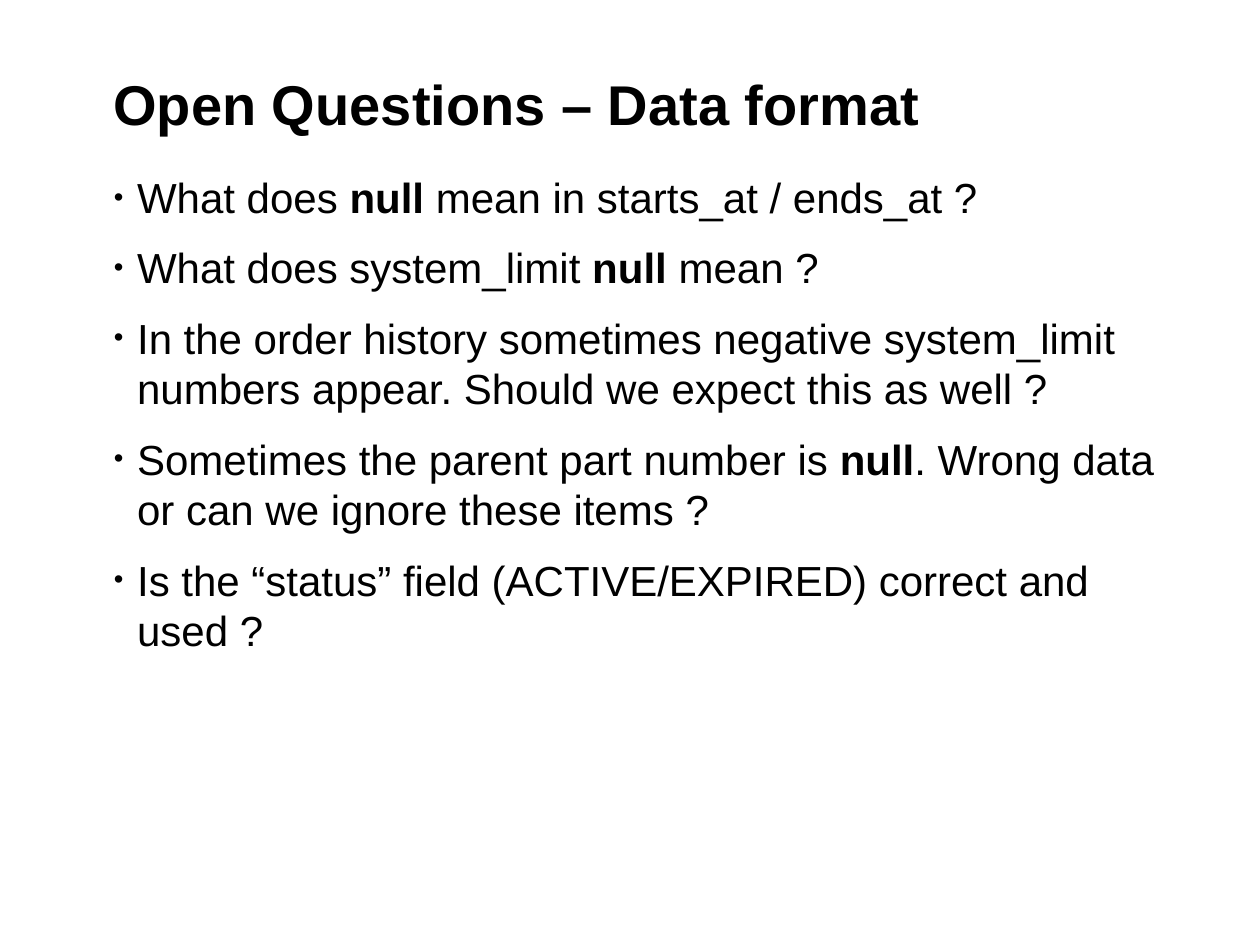
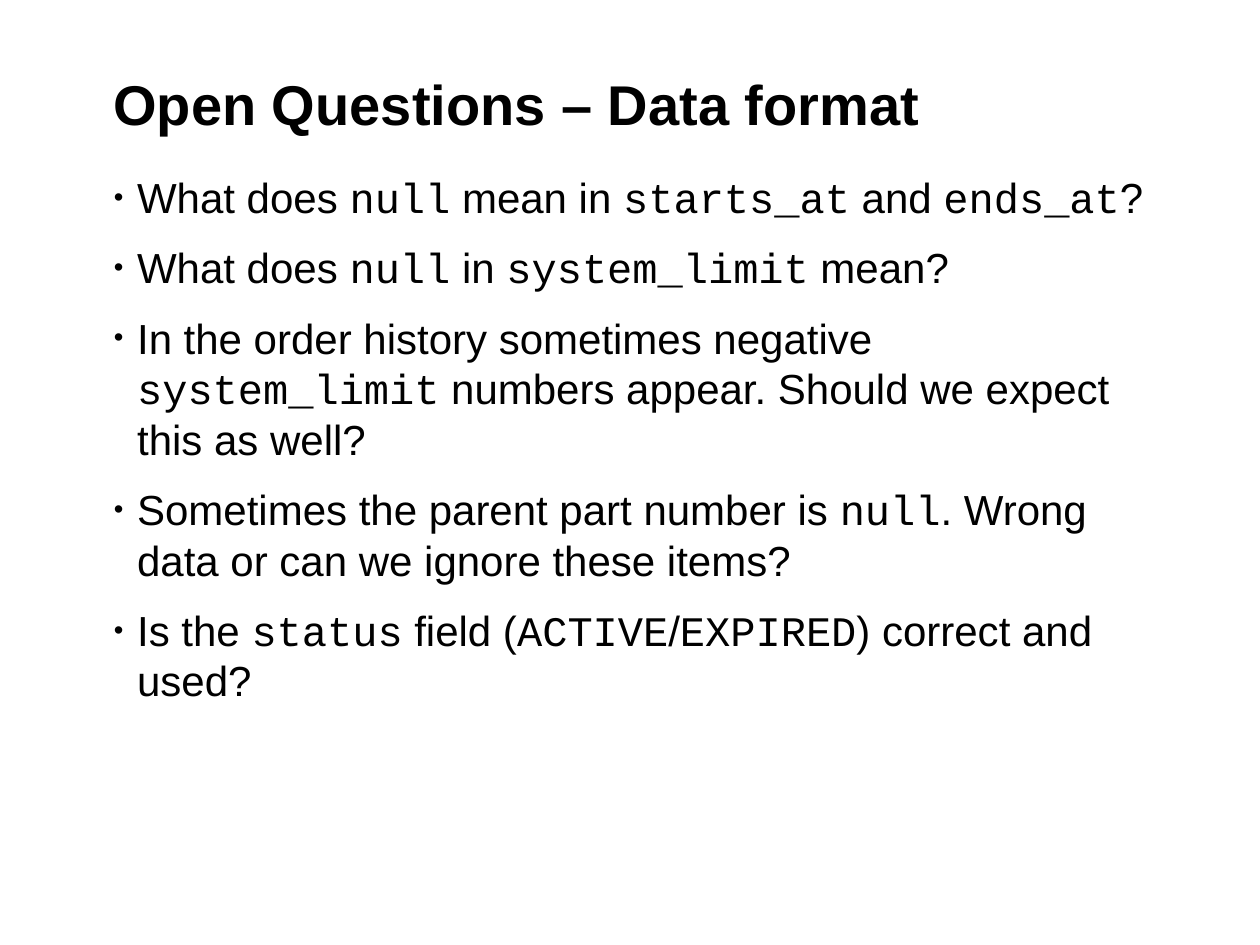
Before and after one commit to hustodemon/subscription-matcher, a slide deck: slide 22 of doc/SubscriptionCounting.odp. Drawn at 1260x945 pixels with LibreOffice and Linux fonts; fonts in the diff are those of the drawing; background and template pictures are left out. Boxes give left, top, right and bottom in pixels: in the first picture for what was removed or moved away, otherwise in the second. Text is boxed around its words. In the diff, an @@ line names an element or a change of style, - is before the commit and + after.

```diff
--- a/doc/SubscriptionCounting.odp
+++ b/doc/SubscriptionCounting.odp
@@ text at [137, 182, 1143, 697]: text changed @@
-• What does null mean in starts_at / ends_at ?
-• What does system_limit null mean ?
-• In the order history sometimes negative system_limit numbers appear. Should we expect this as well ?
-• Sometimes the parent part number is null. Wrong data or can we ignore these items ?
-• Is the “status” field (ACTIVE/EXPIRED) correct and used ?
+• What does null mean in starts_at and ends_at?
+• What does null in system_limit mean?
+• In the order history sometimes negative system_limit numbers appear. Should we expect this as well?
+• Sometimes the parent part number is null. Wrong data or can we ignore these items?
+• Is the status field (ACTIVE/EXPIRED) correct and used?
```
Also in this commit, not shown: 7 other slides changed, 1 slide added, 2 slides removed.
